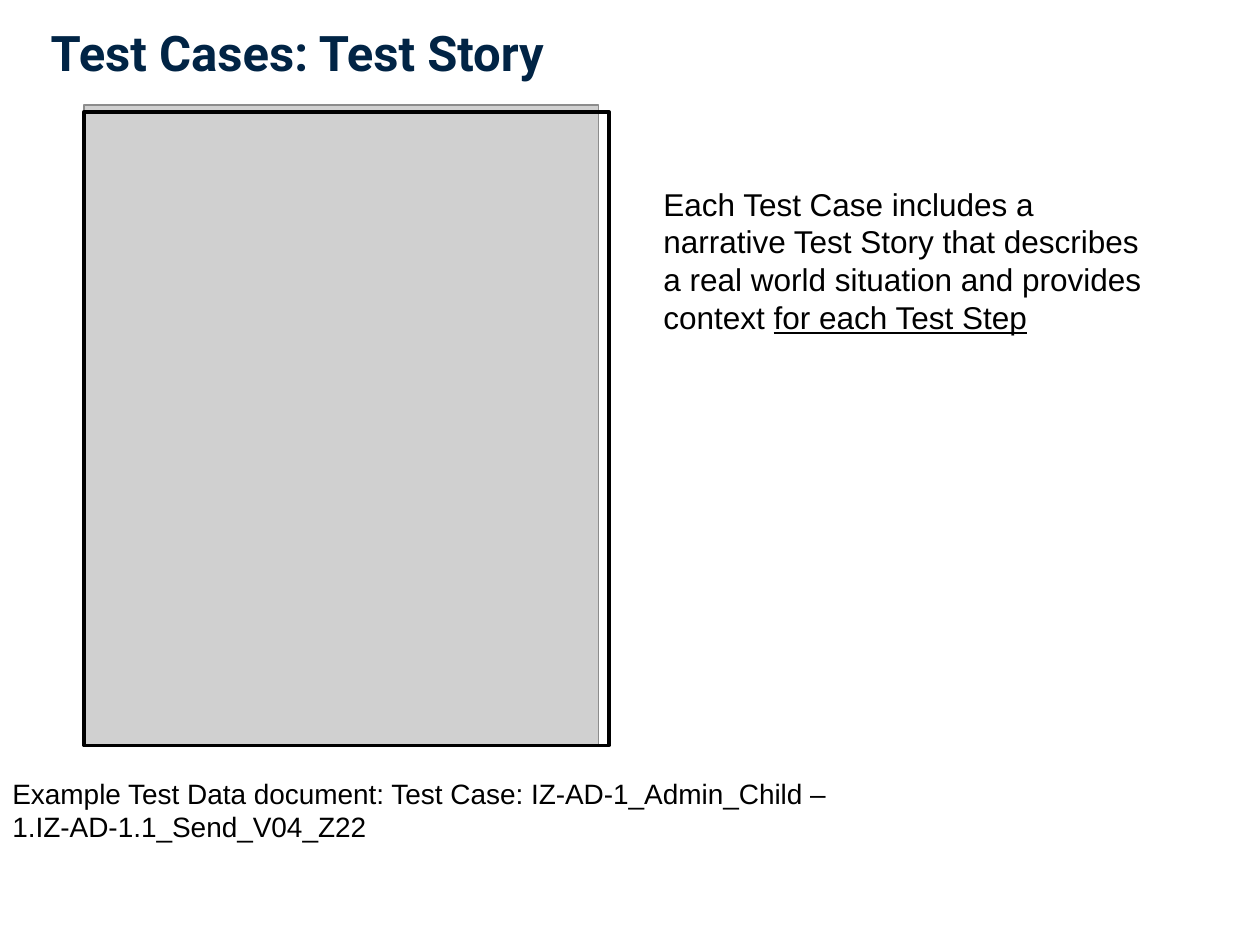
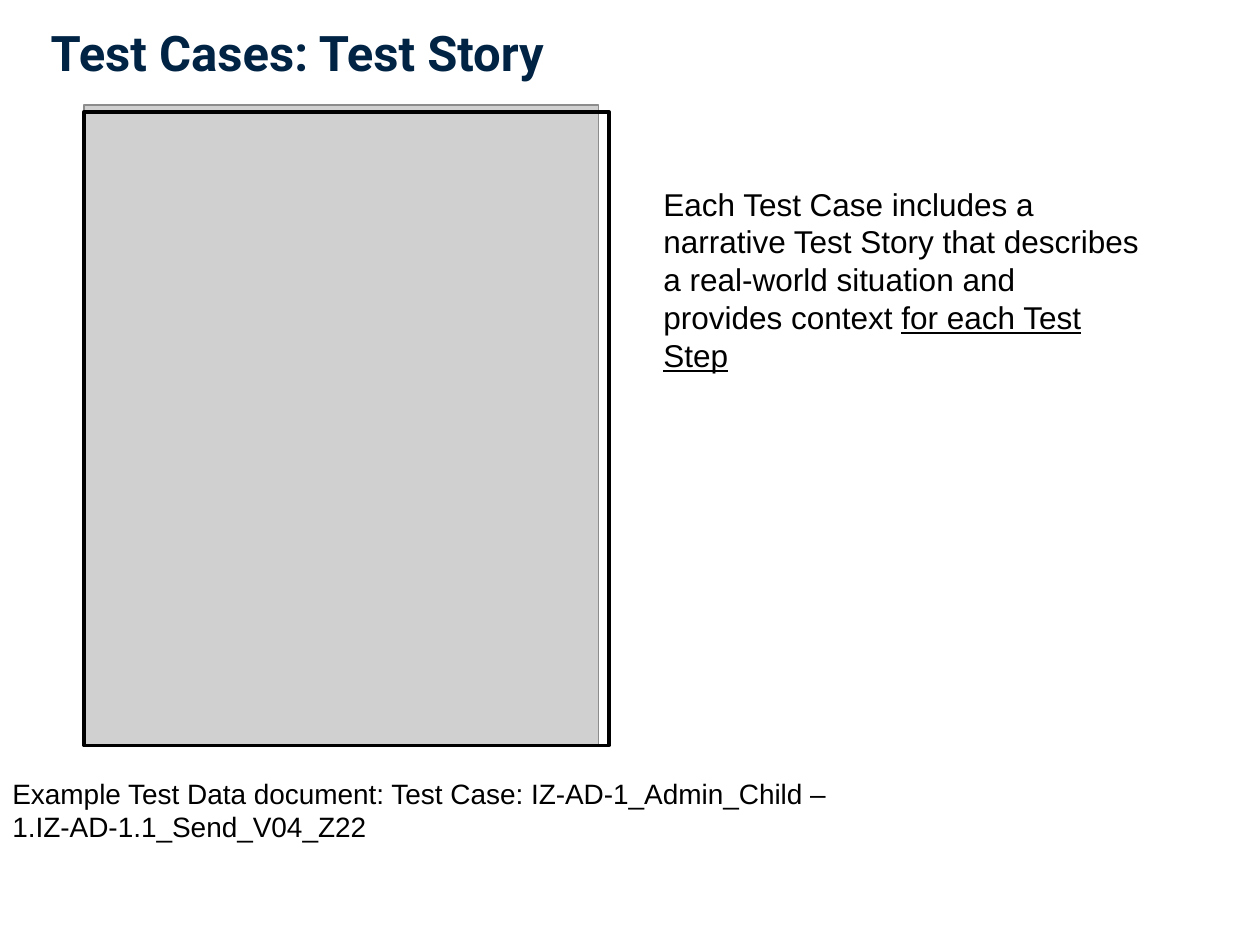
Before and after one commit to usnistgov/hit-iz-tool, a slide deck: slide 11 of hit-iz-resource/src/main/resources/Documentation/UserDocs/app/NIST-HL7v2-Understanding-Validation.pptx. Drawn at 1260x945 pixels with LibreOffice and Linux fonts; fonts in the diff are those of the drawing; grey boxes stand for pictures; background and template pictures are left out. Boxes give left, top, right and bottom in pixels: in the first picture for what was removed or moved away, otherwise in the second. Text is boxed around its words. In the diff, an @@ line names an element or a change of style, - is before the commit and + after.

Commit message:
prep for 2.0.14 removed : in test folder

```diff
--- a/hit-iz-resource/src/main/resources/Documentation/UserDocs/app/NIST-HL7v2-Understanding-Validation.pptx
+++ b/hit-iz-resource/src/main/resources/Documentation/UserDocs/app/NIST-HL7v2-Understanding-Validation.pptx
@@ text at box(663, 193, 1139, 373): text changed @@
-Each Test Case includes a narrative Test Story that describes a real world situation and provides context for each Test Step
+Each Test Case includes a narrative Test Story that describes a real-world situation and provides context for each Test Step
```
Also in this commit, not shown: 7 other slides changed, 19 other files.
